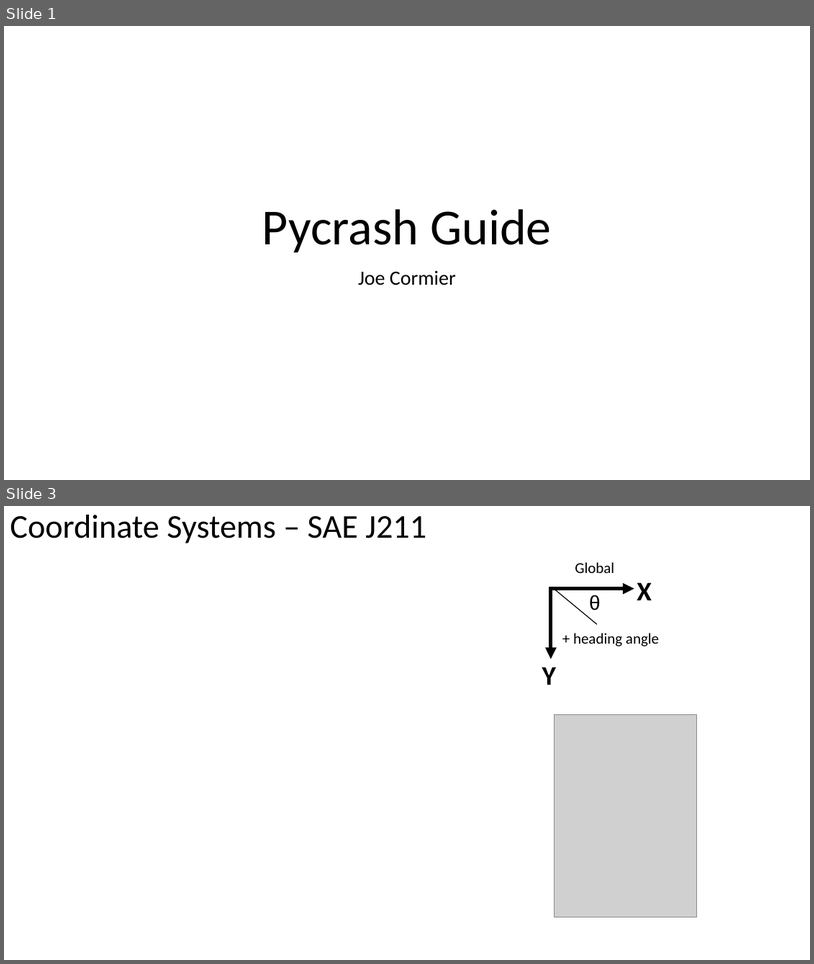
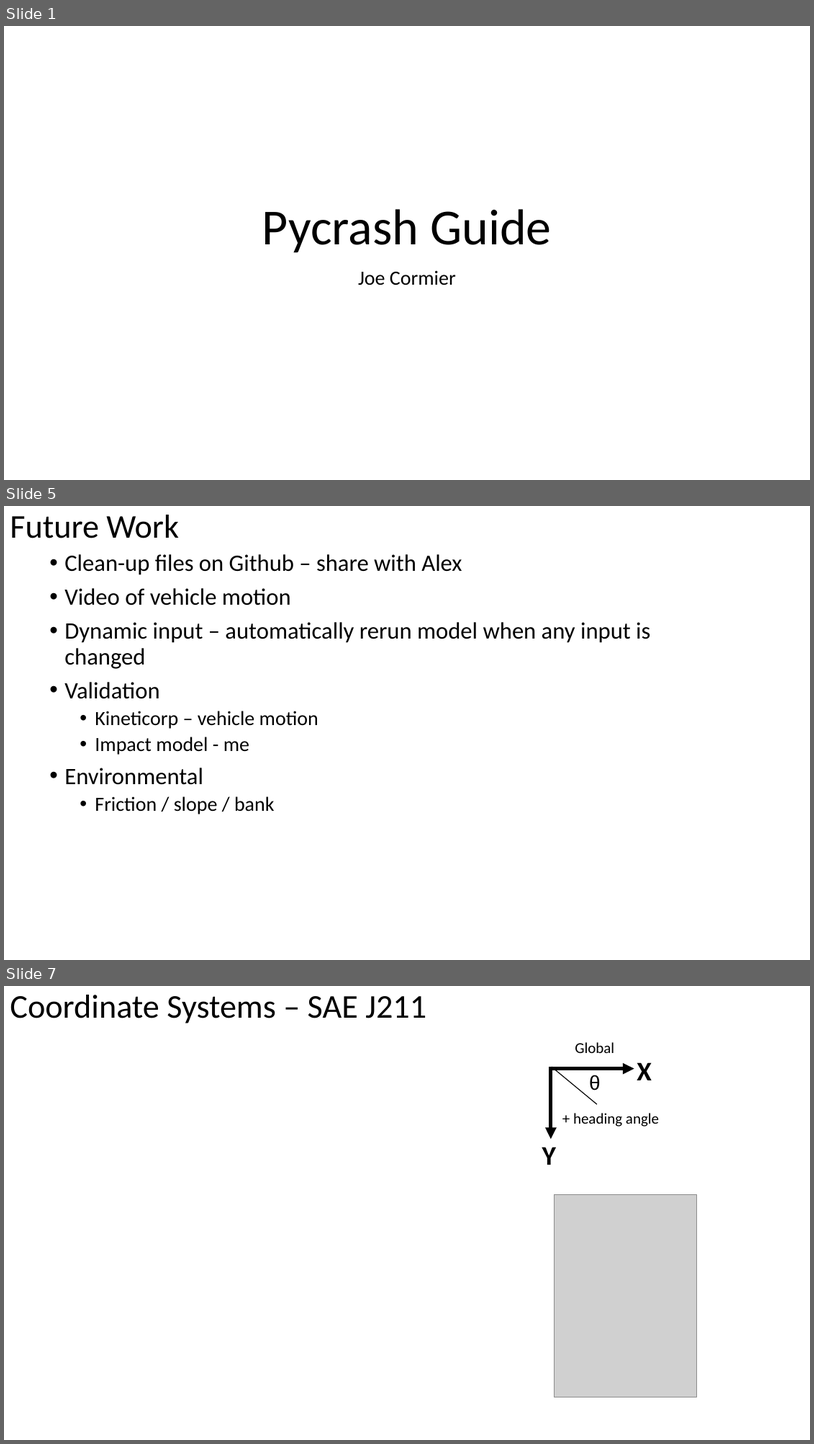
Before and after one commit to joe-cormier/pycrash, a slide deck: docs/Vehicle_Dynamics_Guide.pptx. Shown one above the other, each under a label of ours: slides 1 and 3 before the commit, slides 1, 5 and 7 after it; the slides between them are not shown. The pictures are 814x964 and 814x1444 pixels, drawn with LibreOffice and Linux fonts; fonts in the diff are those of the drawing; grey boxes stand for pictures. Boxes give left, top, right and bottom in pixels: in the first picture for what was removed or moved away, otherwise in the second. Text is boxed around its words. In the diff, an @@ line names an element or a change of style, - is before the commit and + after.

```diff
--- a/docs/Vehicle_Dynamics_Guide.pptx
+++ b/docs/Vehicle_Dynamics_Guide.pptx
@@ slide 5 added at <box>4,506,810,960</box>, background #FFFFFF @@
@@ title added at <box>10,515,179,538</box>, 39.6 pt, text #000000 @@
+Future Work
@@ text added at <box>64,554,651,814</box>, 28 pt, text #000000 @@
+• Clean-up files on Github – share with Alex
+• Video of vehicle motion
+• Dynamic input – automatically rerun model when any input is changed
+• Validation
+  • Kineticorp – vehicle motion
+  • Impact model - me
+• Environmental
+  • Friction / slope / bank
@@ what was slide 3 is now slide 7 @@
```
Also in this commit, not shown: 4 other slides added, 2 slides removed, 19 other files.
